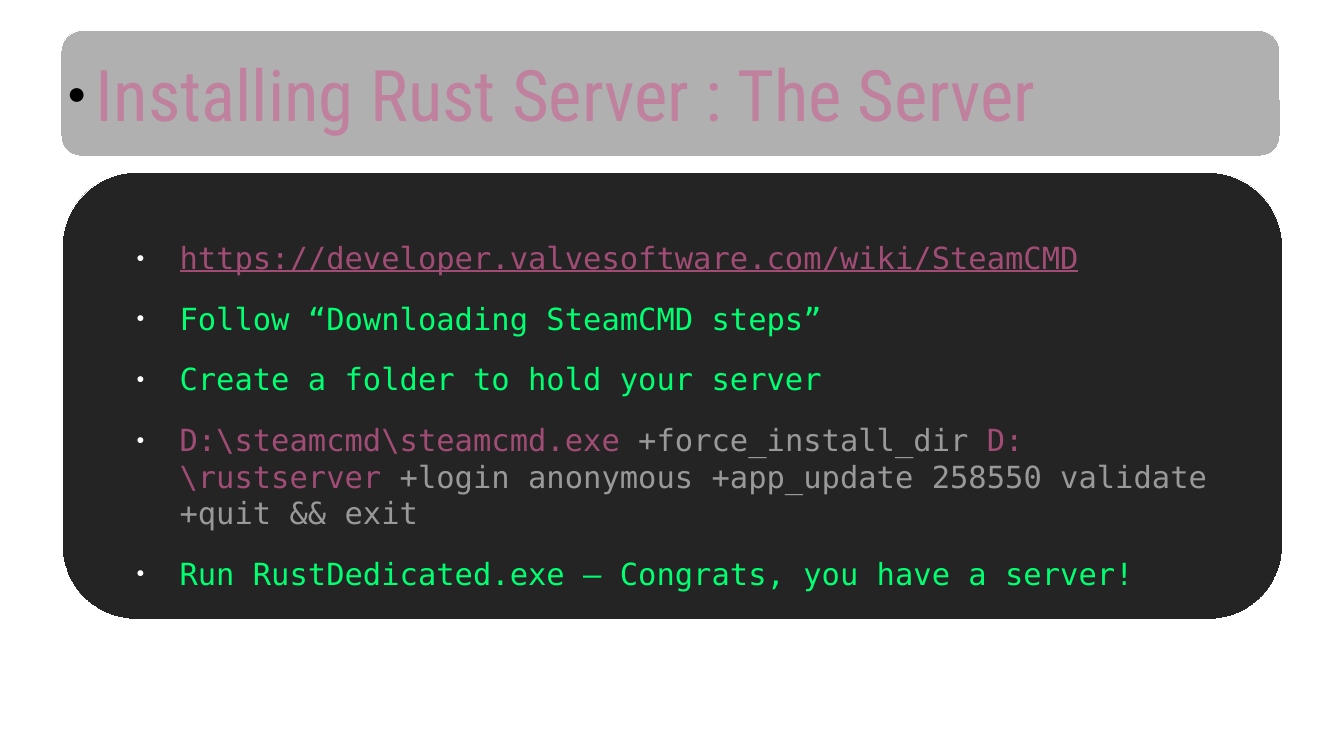
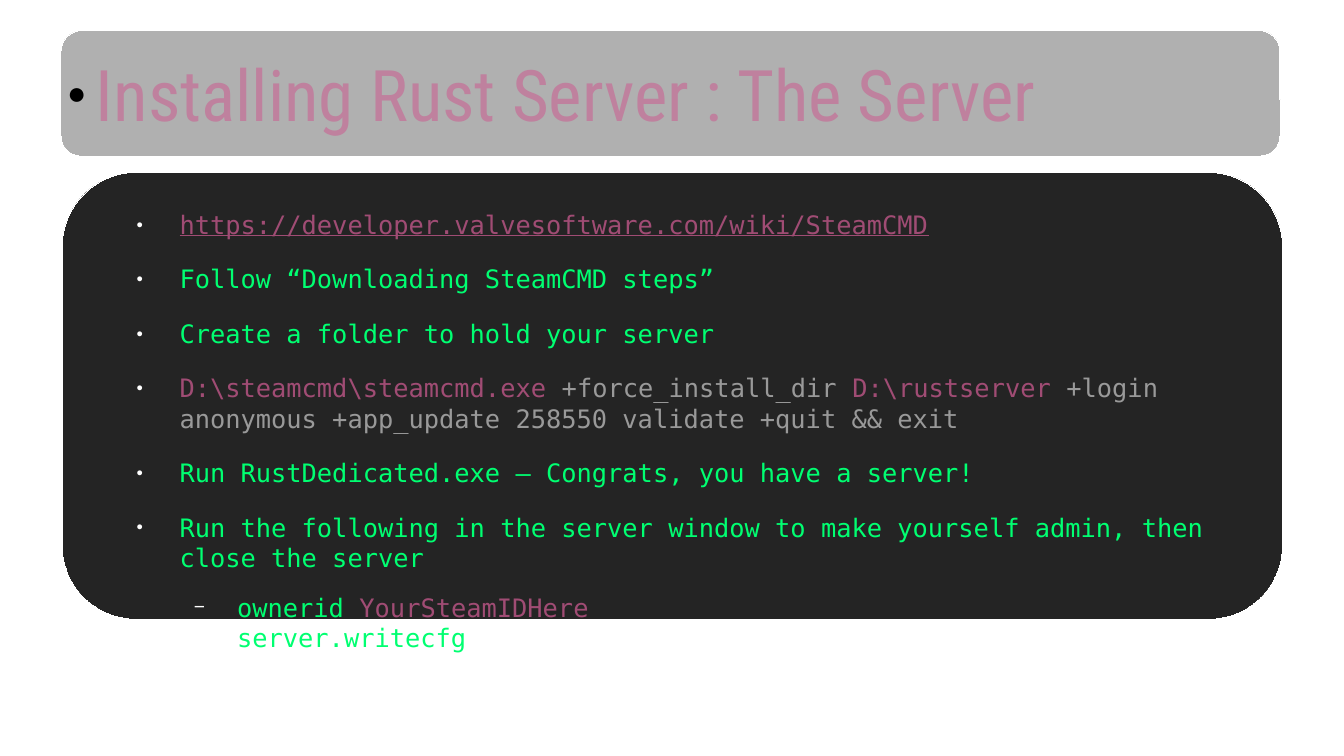
Before and after one commit to read-0nly/Rust-coop-survival, a slide deck: slide 6 of tutorial/Rust Modding.odp (slide 7 before the commit). Drawn at 1344x756 pixels with LibreOffice and Linux fonts; fonts in the diff are those of the drawing; background and template pictures are left out. Boxes give left, top, right and bottom in pixels: in the first picture for what was removed or moved away, otherwise in the second. Text is boxed around its words. In the diff, an @@ line names an element or a change of style, - is before the commit and + after.

```diff
--- a/tutorial/Rust Modding.odp
+++ b/tutorial/Rust Modding.odp
@@ text at box(180, 214, 1158, 488): size 18 to 15 pt in "https://developer.valvesoftware.com/wiki/SteamCMD", "Follow “Downloading SteamCMD steps”", "Create a folder to hold your server", "D:\steamcmd\steamcmd.exe +force_install_dir D:\rustserver +l ..." and 1 more places @@
@@ text at box(180, 517, 1203, 623): paragraphs added @@
+● Run the following in the server window to make yourself admin, then close the server
+  − ownerid YourSteamIDHere
+    server.writecfg
```
Also in this commit, not shown: 3 other slides changed, 10 slides added, 2 slides removed.
